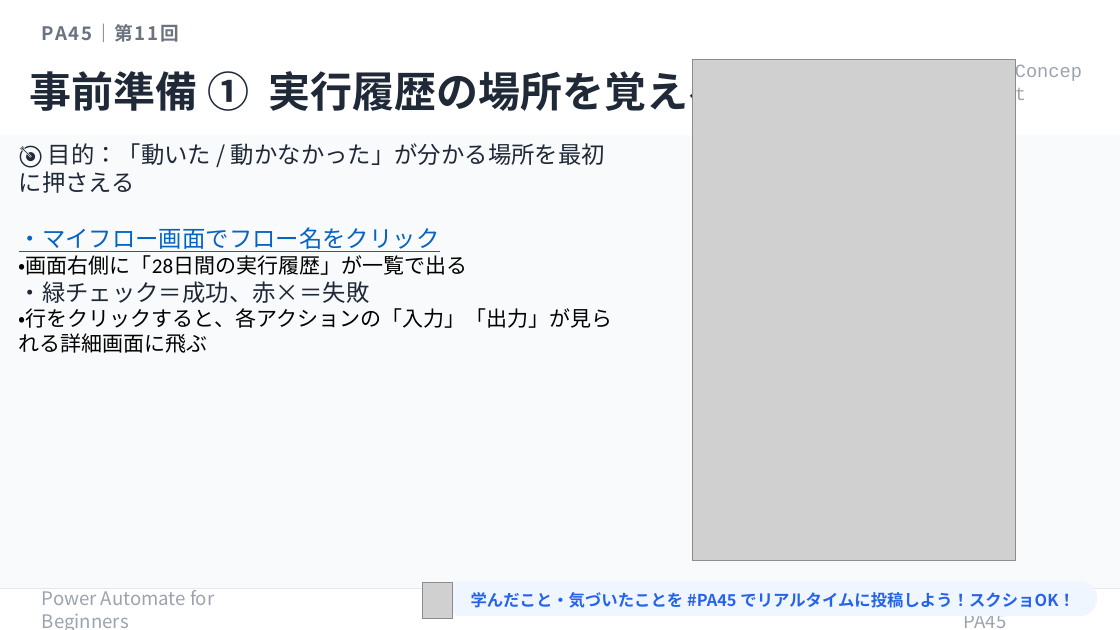
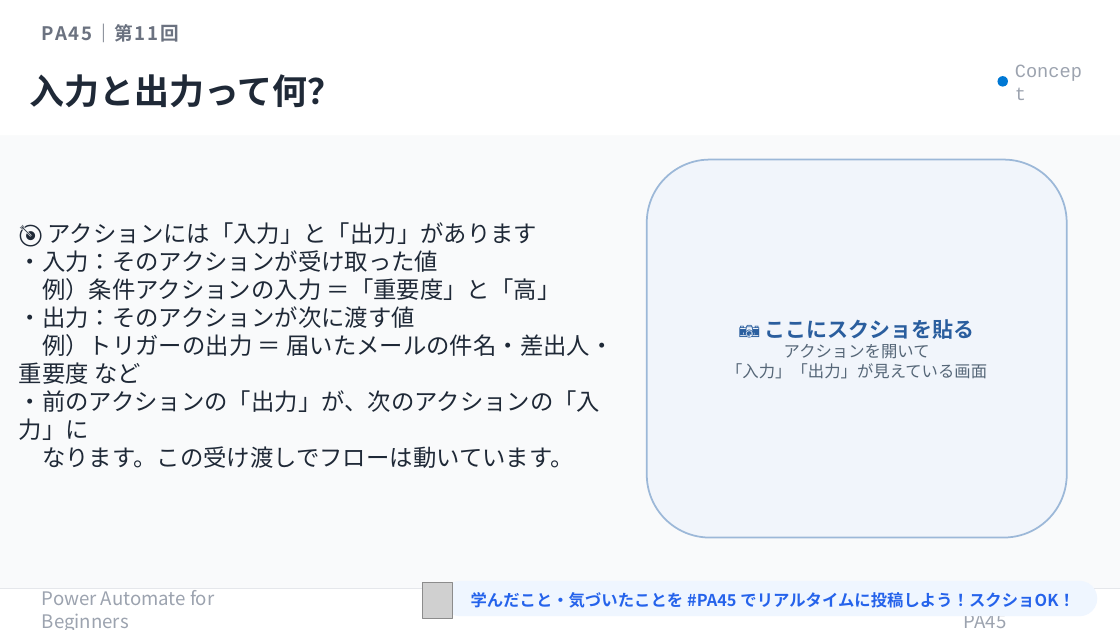
Before and after one commit to Haru-PowerPlatform/pa45, a slide deck: slide 10 of assets/pa45/P011_PA45_RunHistory_20260521.pptx (slide 9 before the commit). Drawn at 1120x630 pixels with LibreOffice and Linux fonts; fonts in the diff are those of the drawing; grey boxes stand for pictures. Boxes give left, top, right and bottom in pixels: in the first picture for what was removed or moved away, otherwise in the second. Text is boxed around its words. In the diff, an @@ line names an element or a change of style, - is before the commit and + after.

```diff
--- a/assets/pa45/P011_PA45_RunHistory_20260521.pptx
+++ b/assets/pa45/P011_PA45_RunHistory_20260521.pptx
@@ text at <box>30,74,343,107</box>: text changed; size 36 to 30 pt @@
-事前準備 ① 実行履歴の場所を覚える
+入力と出力って何？
@@ picture removed at <box>692,60,1016,561</box> @@
@@ ellipse added at <box>998,76,1008,87</box>, fill #0078D4 @@
@@ rounded rectangle added at <box>647,160,1067,538</box>, fill #F1F5FB, outline #9CB8D8 1.5 pt, 14 pt, text #556677 @@
+📷 ここにスクショを貼る
+アクションを開いて
+「入力」「出力」が見えている画面
@@ text at <box>19,222,613,468</box>: text changed; text colour #000000 to #1F2937 @@
-🎯 目的：「動いた / 動かなかった」が分かる場所を最初に押さえる
-・マイフロー画面でフロー名をクリック
-・画面右側に「28日間の実行履歴」が一覧で出る
-・緑チェック＝成功、赤×＝失敗
-・行をクリックすると、各アクションの「入力」「出力」が見られる詳細画面に飛ぶ
+🎯 アクションには「入力」と「出力」があります
+・入力：そのアクションが受け取った値
+例）条件アクションの入力 ＝「重要度」と「高」
+・出力：そのアクションが次に渡す値
+例）トリガーの出力 ＝ 届いたメールの件名・差出人・重要度 など
+・前のアクションの「出力」が、次のアクションの「入力」に
+なります。この受け渡しでフローは動いています。
```
Also in this commit, not shown: 15 other slides changed, 1 other file.
